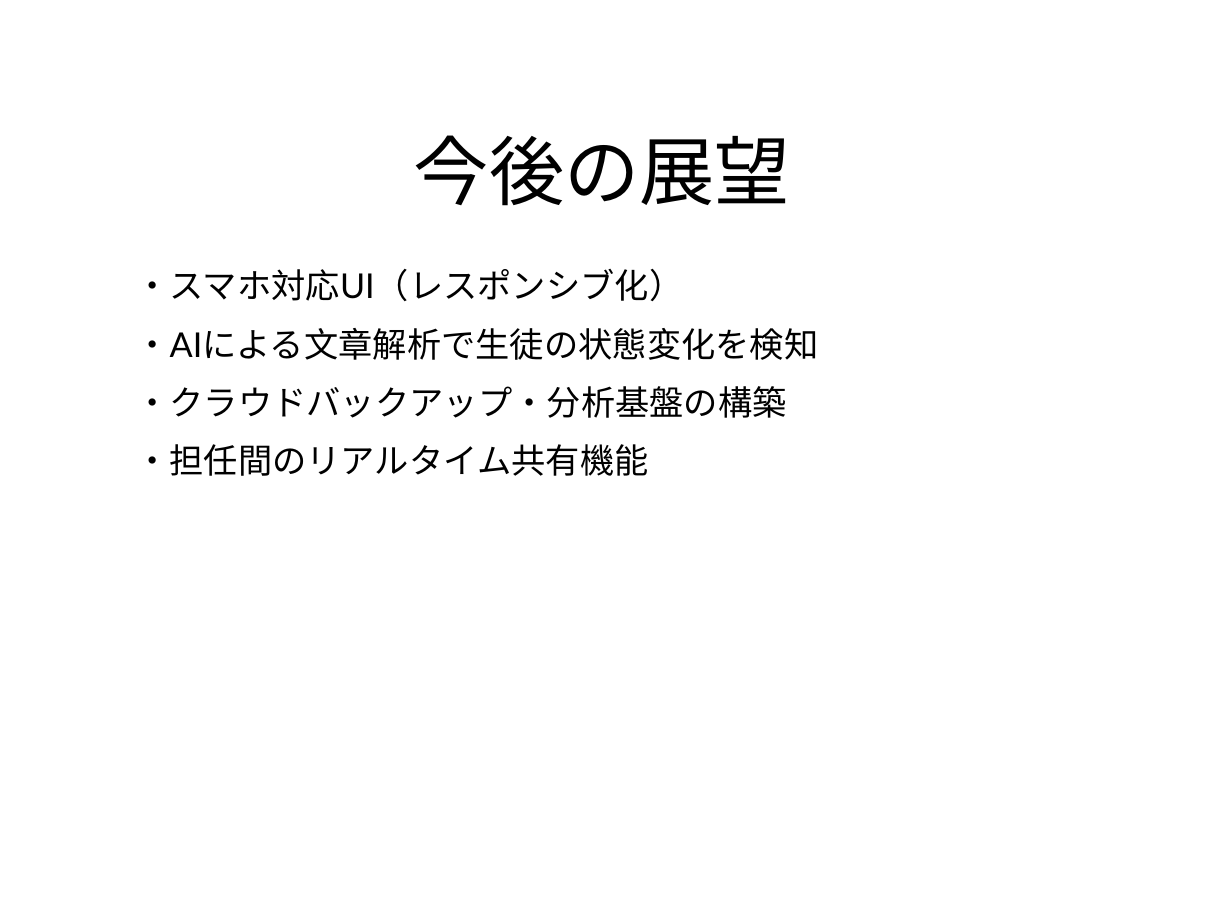
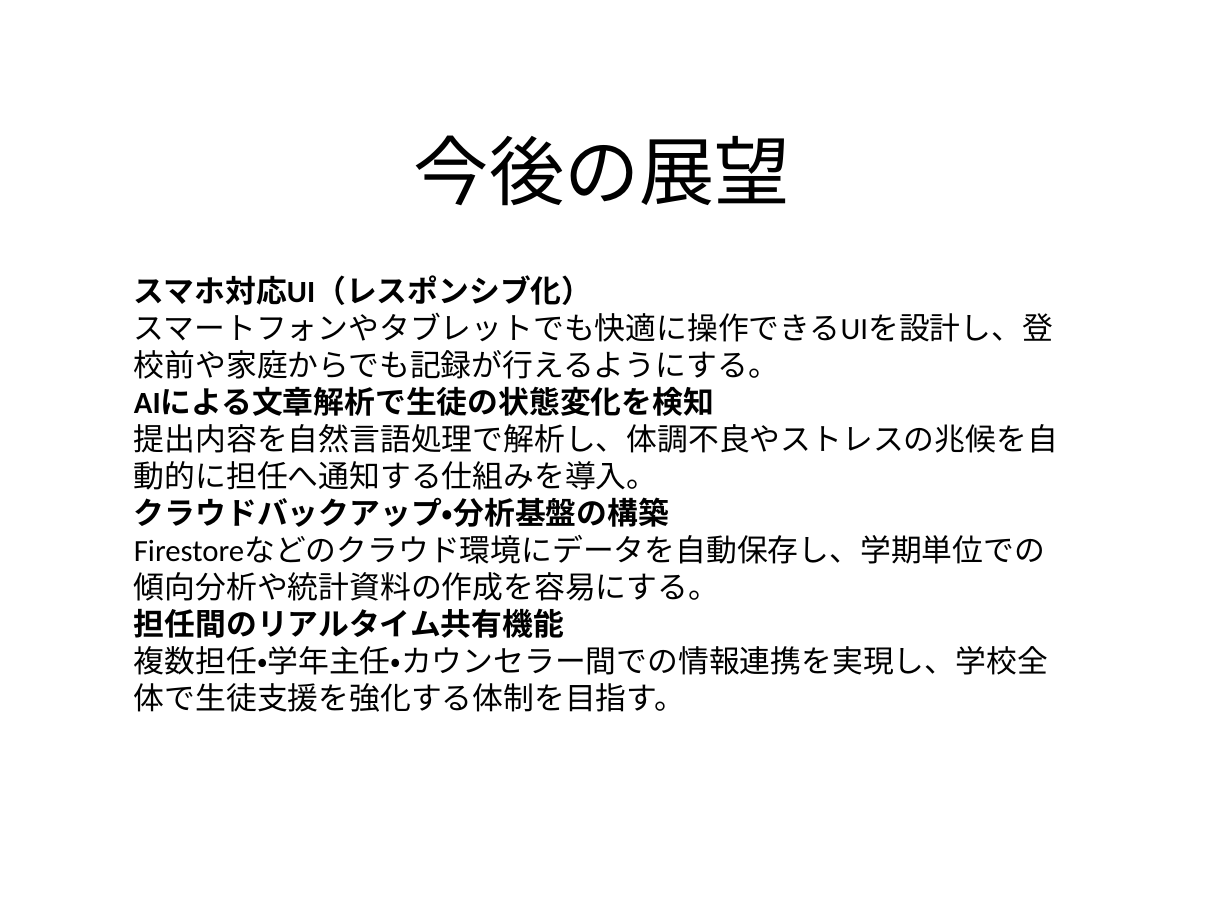
Before and after one commit to tabo0972818/school-journal, a slide deck: slide 13 of doc/SchoolJournal_Presentation_Template_v3.pptx. Drawn at 1232x924 pixels with LibreOffice and Linux fonts; fonts in the diff are those of the drawing. Boxes give left, top, right and bottom in pixels: in the first picture for what was removed or moved away, otherwise in the second. Text is boxed around its words. In the diff, an @@ line names an element or a change of style, - is before the commit and + after.

```diff
--- a/doc/SchoolJournal_Presentation_Template_v3.pptx
+++ b/doc/SchoolJournal_Presentation_Template_v3.pptx
@@ text removed at (135, 269, 818, 476) @@
-・スマホ対応UI（レスポンシブ化）
-・AIによる文章解析で生徒の状態変化を検知
-・クラウドバックアップ・分析基盤の構築
-・担任間のリアルタイム共有機能
@@ text added at (134, 275, 1058, 712), 18 pt, text #000000 @@
+スマホ対応UI（レスポンシブ化）
+スマートフォンやタブレットでも快適に操作できるUIを設計し、登校前や家庭からでも記録が行えるようにする。
+AIによる文章解析で生徒の状態変化を検知
+提出内容を自然言語処理で解析し、体調不良やストレスの兆候を自動的に担任へ通知する仕組みを導入。
+クラウドバックアップ・分析基盤の構築
+Firestoreなどのクラウド環境にデータを自動保存し、学期単位での傾向分析や統計資料の作成を容易にする。
+担任間のリアルタイム共有機能
+複数担任・学年主任・カウンセラー間での情報連携を実現し、学校全体で生徒支援を強化する体制を目指す。
```
Also in this commit, not shown: 8 other slides changed, 7 other files.
